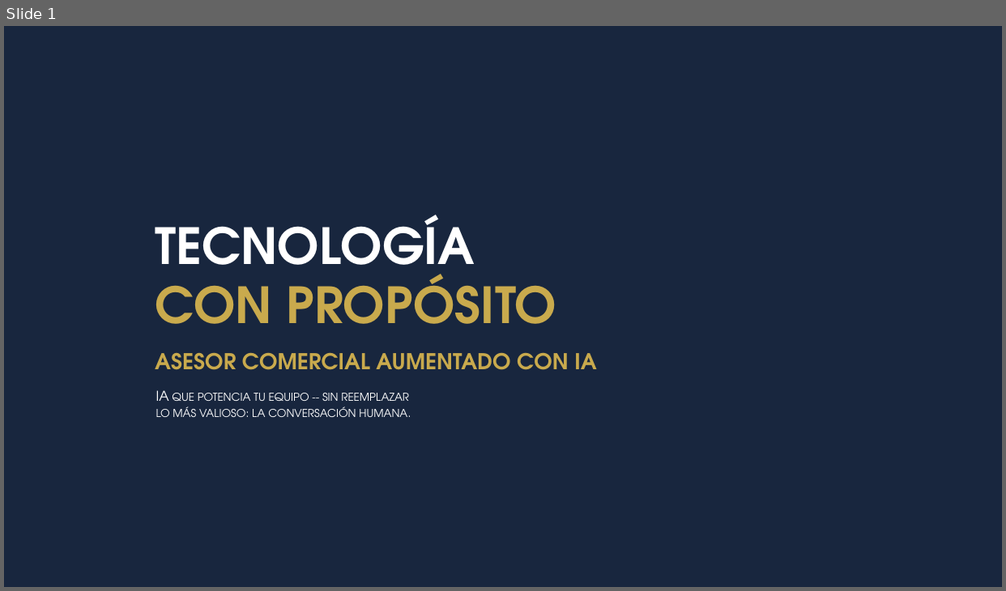
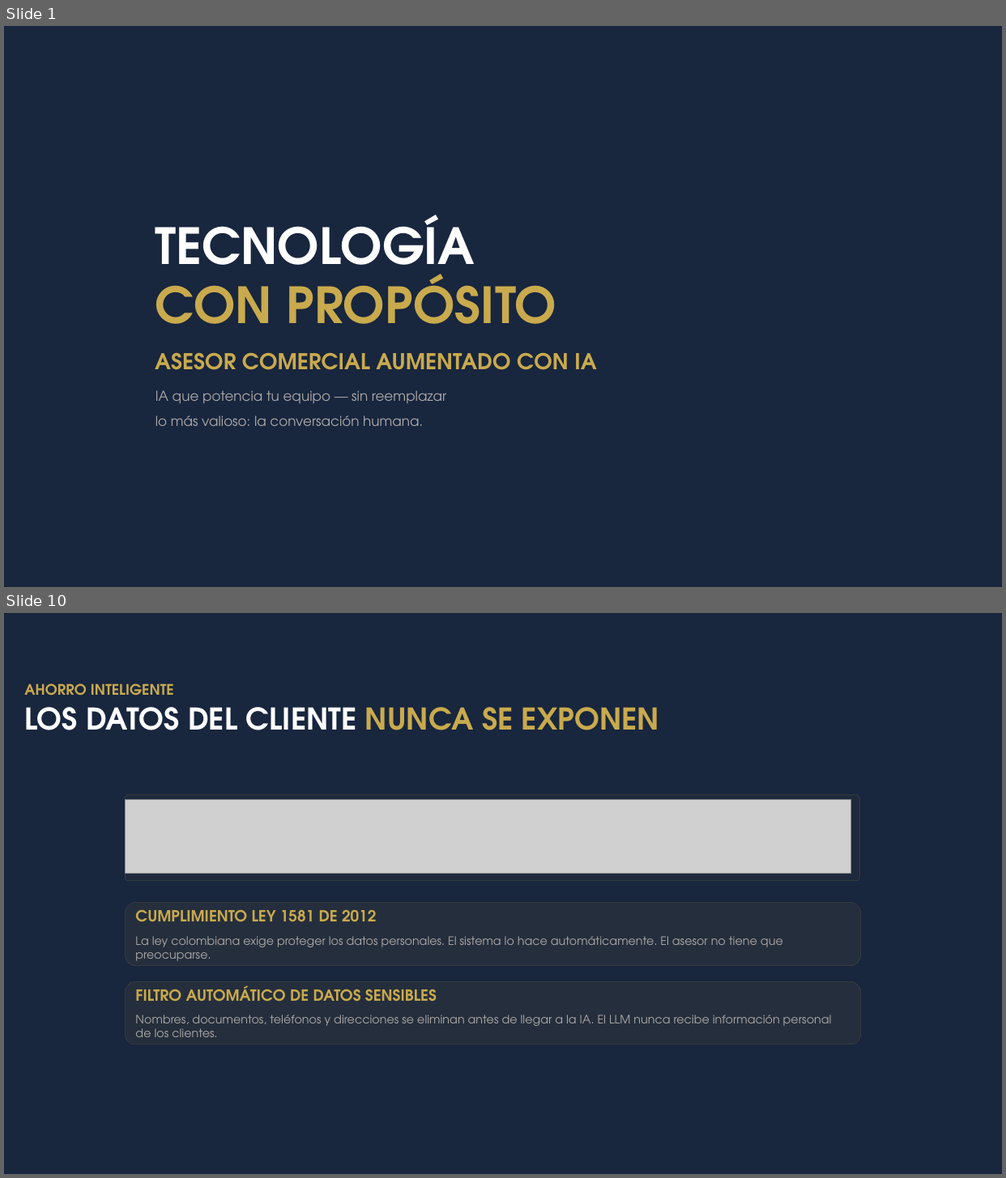
Before and after one commit to johnruedal96/capillas, a slide deck: Presentacion.pptx. Shown one above the other, each under a label of ours: slide 1 before the commit, slides 1 and 10 after it; the slides between them are not shown. The pictures are 1006x591 and 1006x1178 pixels, drawn with LibreOffice and Linux fonts; fonts in the diff are those of the drawing; grey boxes stand for pictures. Boxes give left, top, right and bottom in pixels: in the first picture for what was removed or moved away, otherwise in the second. Text is boxed around its words. In the diff, an @@ line names an element or a change of style, - is before the commit and + after.

```diff
--- a/Presentacion.pptx
+++ b/Presentacion.pptx
@@ slide 10 added at bbox=[4, 613, 1002, 1174], background #18263E @@
@@ text added at bbox=[24, 683, 174, 695], 14 pt, text #C9A94E, bold @@
+AHORRO INTELIGENTE
@@ title added at bbox=[24, 707, 659, 730], 28.8 pt, text gradient #FFFFFF to #A6A6A6, bold @@
+LOS DATOS DEL CLIENTE NUNCA SE EXPONEN
@@ rounded rectangle added at bbox=[126, 795, 859, 881], fill #252E3C at 50% opacity, outline #343A3E 0.75 pt @@
@@ picture added at bbox=[126, 800, 851, 874] @@
@@ text added at bbox=[126, 903, 861, 965], fill #252E3C, outline #343A3E 0.75 pt, 11.1 pt, text #ACA9A7 @@
+CUMPLIMIENTO LEY 1581 DE 2012
+La ley colombiana exige proteger los datos personales. El sistema lo hace automáticamente. El asesor no tiene que preocuparse.
@@ rounded rectangle added at bbox=[126, 982, 861, 1045], fill #252E3C, outline #343A3E 0.75 pt, 11.1 pt, text #ACA9A7 @@
+FILTRO AUTOMÁTICO DE DATOS SENSIBLES
+Nombres, documentos, teléfonos y direcciones se eliminan antes de llegar a la IA. El LLM nunca recibe información personal de los clientes.
@@ slide 1 changed as well @@
@@ text at bbox=[155, 390, 446, 426]: text changed; text colour gradient #FFFFFF to #BFBFBF to #ACA9A7 @@
-IA que potencia tu equipo -- sin reemplazar
-lo más valioso: la conversación humana.
+IA que potencia tu equipo — sin reemplazar
+lo más valioso: la conversación humana.
```
Also in this commit, not shown: 1 other slide changed, 9 other slides added, 1 other file.
